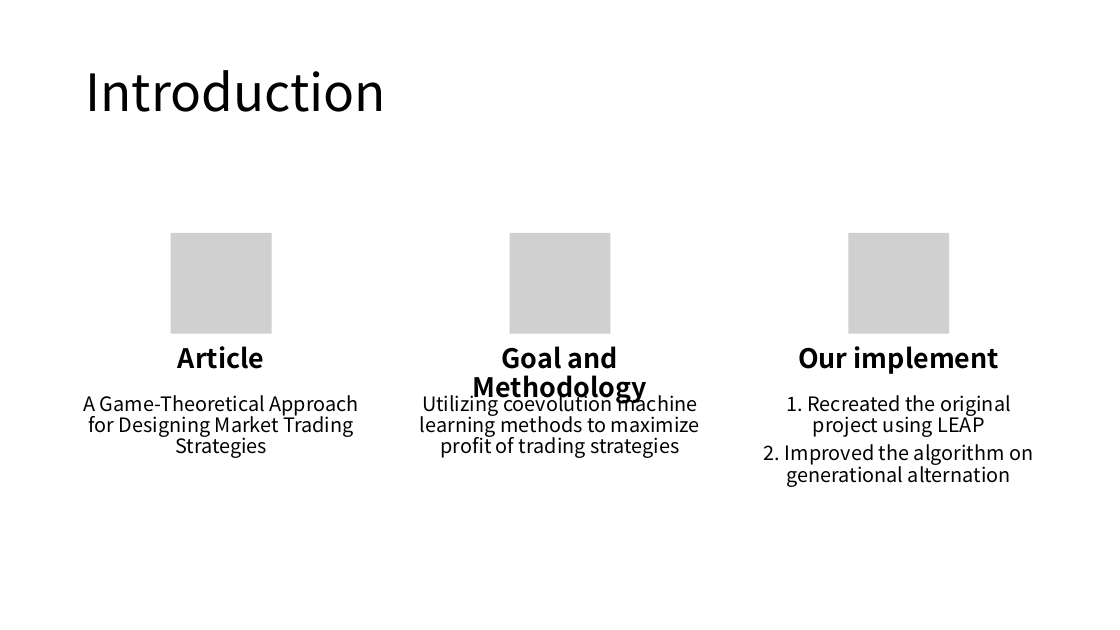
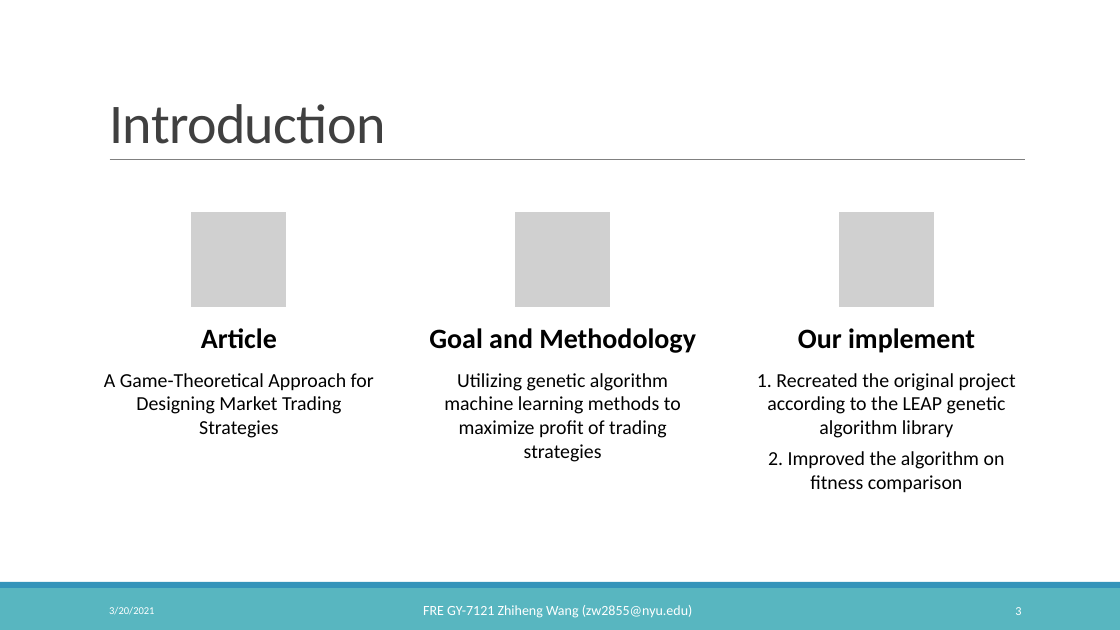
Before and after one commit to Emma3434/FRE-7121-Final-Project, a slide deck: slide 3 of 7121 Statistical Arbitrage Final Project.pptx. Drawn at 1120x630 pixels with LibreOffice and Linux fonts; fonts in the diff are those of the drawing; grey boxes stand for pictures. Boxes give left, top, right and bottom in pixels: in the first picture for what was removed or moved away, otherwise in the second. Text is boxed around its words. In the diff, an @@ line names an element or a change of style, - is before the commit and + after.

```diff
--- a/7121 Statistical Arbitrage Final Project.pptx
+++ b/7121 Statistical Arbitrage Final Project.pptx
@@ title "Introduction": place and size @@
-title "Introduction" at (85,70,386,112)
+title "Introduction" at (109,104,385,144)
@@ title "Introduction" at (109,104,385,144): size 44 to 48 pt, font Noto Sans CJK SC to Calibri, text colour #000000 to #404040, letter spacing 0 to -0.5 pt; line spacing 0.9 to 0.85; vertical alignment middle to bottom @@
@@ line added from (110, 160) to (1026, 160), #808080 0.5 pt @@
@@ picture removed at (171,233,271,334) @@
@@ picture added at (191,212,287,308) @@
@@ picture: place and size @@
-picture at (510,233,611,334)
+picture at (515,212,612,308)
@@ picture: place and size @@
-picture at (849,233,949,334)
+picture at (839,212,935,308)
@@ size 23 to 24 pt, font Noto Sans CJK SC to Calibri; line spacing 0.9 to 1 in 3 elements at (429,328,696,353), (798,328,975,353), (201,328,277,349) @@
@@ text "Article": place and size @@
-text "Article" at (178,346,265,369)
+text "Article" at (201,328,277,349)
@@ text "Goal and Methodology": place and size @@
-text "Goal and Methodology" at (473,346,647,404)
+text "Goal and Methodology" at (429,328,696,353)
@@ text "Our implement": place and size @@
-text "Our implement" at (798,346,999,374)
+text "Our implement" at (798,328,975,353)
@@ text "A Game-Theoretical Approach for Designing ...": place and size @@
-text "A Game-Theoretical Approach for Designing ..." at (83,395,359,458)
+text "A Game-Theoretical Approach for Designing ..." at (104,373,374,438)
@@ text "A Game-Theoretical Approach for Designing ..." at (104,373,374,438): font Noto Sans CJK SC to Calibri; line spacing 0.9 to 1 @@
@@ text at (444,373,681,462): text changed; font Noto Sans CJK SC to Calibri @@
-Utilizing coevolution machine learning methods to maximize profit of trading strategies
+Utilizing genetic algorithm machine learning methods to maximize profit of trading strategies
@@ text at (757,373,1016,493): text changed; font Noto Sans CJK SC to Calibri @@
-1. Recreated the original project using LEAP
-2. Improved the algorithm on generational alternation
+1. Recreated the original project according to the LEAP genetic algorithm library
+2. Improved the algorithm on fitness comparison
@@ rectangle added at (0,588,1120,630), fill #58B6C0 @@
@@ rectangle added at (0,582,1120,588), fill #3494BA @@
@@ text added at (109,607,154,615), 9 pt, text #FFFFFF @@
+3/20/2021
@@ text added at (423,605,693,618), 12 pt, text #FFFFFF @@
+FRE GY-7121 Zhiheng Wang (zw2855@nyu.edu)
@@ page number added at (1015,607,1021,615), 10.5 pt, text #FFFFFF @@
+3
```
Also in this commit, not shown: 6 other slides changed, 6 slides added, 2 slides removed, 2 other files.
